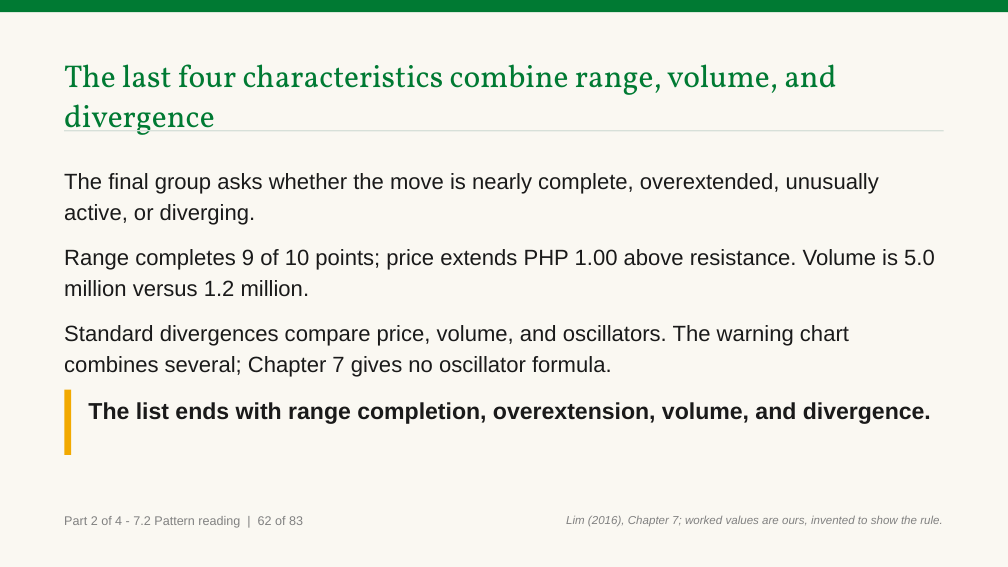
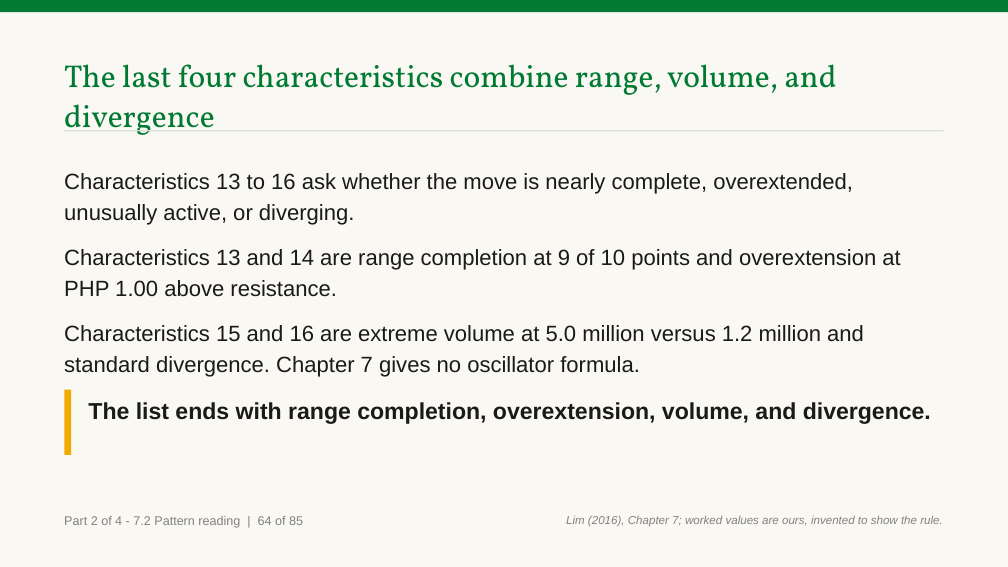
Before and after one commit to benjiesotelo-sudo/Telos_FIN1209, a slide deck: slide 89 of chapter-07/FIN1209-Chapter-07.pptx (slide 87 before the commit). Drawn at 1008x567 pixels with LibreOffice and Linux fonts; fonts in the diff are those of the drawing. Boxes give left, top, right and bottom in pixels: in the first picture for what was removed or moved away, otherwise in the second. Text is boxed around its words. In the diff, an @@ line names an element or a change of style, - is before the commit and + after.

Commit message:
fix(ch7): resolve Part 2 reader findings

```diff
--- a/chapter-07/FIN1209-Chapter-07.pptx
+++ b/chapter-07/FIN1209-Chapter-07.pptx
@@ text at [64, 173, 900, 377]: text changed @@
-The final group asks whether the move is nearly complete, overextended, unusually active, or diverging.
-Range completes 9 of 10 points; price extends PHP 1.00 above resistance. Volume is 5.0 million versus 1.2 million.
-Standard divergences compare price, volume, and oscillators. The warning chart combines several; Chapter 7 gives no oscillator formula.
+Characteristics 13 to 16 ask whether the move is nearly complete, overextended, unusually active, or diverging.
+Characteristics 13 and 14 are range completion at 9 of 10 points and overextension at PHP 1.00 above resistance.
+Characteristics 15 and 16 are extreme volume at 5.0 million versus 1.2 million and standard divergence. Chapter 7 gives no oscillator formula.
@@ text at [64, 516, 303, 528]: text changed @@
-Part 2 of 4 - 7.2 Pattern reading | 62 of 83
+Part 2 of 4 - 7.2 Pattern reading | 64 of 85
```
Also in this commit, not shown: 85 other slides changed, 3 slides added, 1 slide removed, 2 other files.
